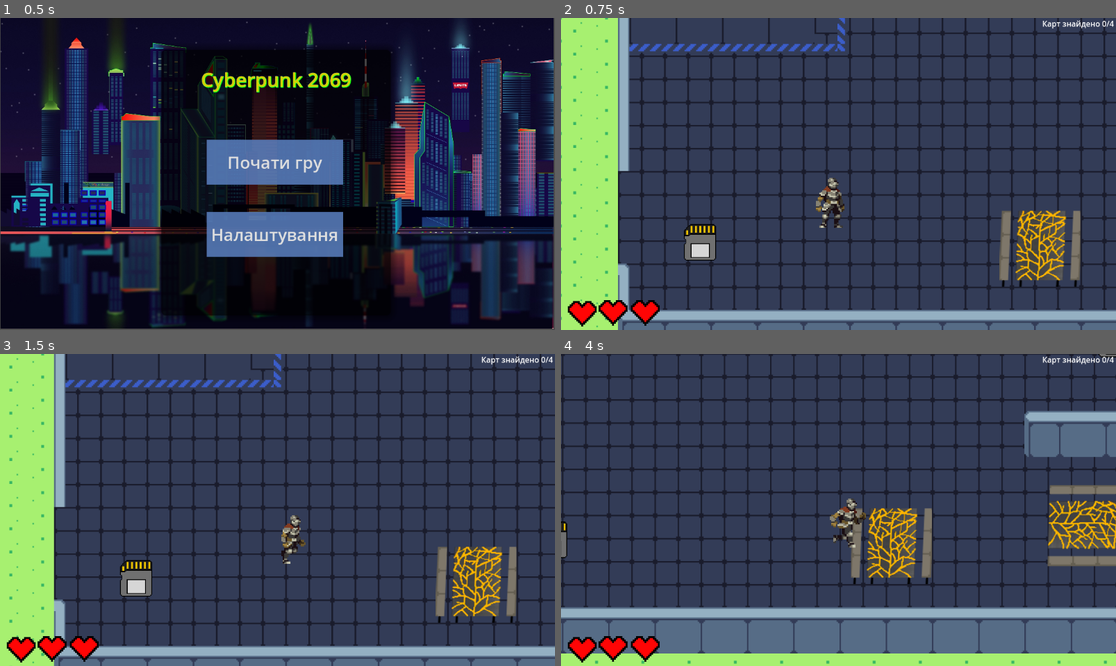
Above: before the commit, frames 1-4 (two rows, left to right).
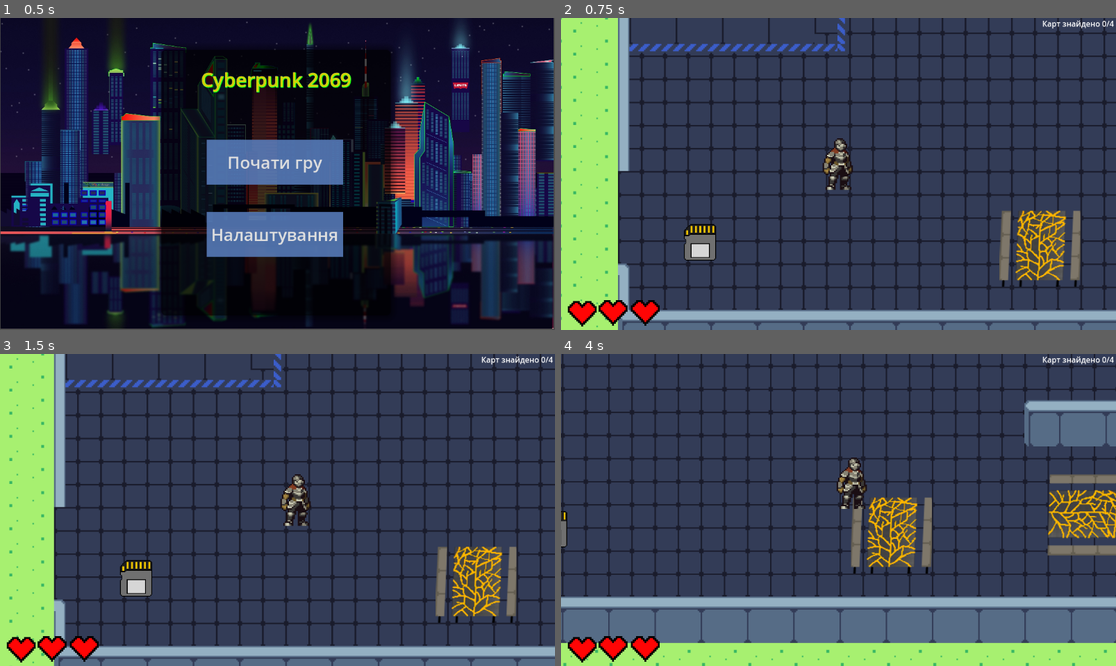
Above: after the commit, the same moments.

Repository: liketaurus/SE-practice-template
Game: Godot game, scene res://Scenes/menu.tscn
The game is run twice, just before and just after one commit, with the same random seed, the same clock (stepped at 60 frames per second) and the same inputs.
Inputs:
- Up to frame 1 (0.5 s): no input
- Up to frame 2 (0.75 s): click "Почати гру" at 0.5 s
- Up to frame 3 (1.5 s): tap Enter at 1.25 s; hold D from 1.28 s (still down); hold E from 1.28 s (still down)
- Up to frame 4 (4 s): tap Space at 1.52, 2.27, 3.77 s; release D at 2.03 s; release E at 2.03 s; hold S 2.03-2.78 s; tap Shift at 2.1, 3.6 s; hold D 2.78-3.53 s; hold E 2.78-3.53 s; hold W from 3.53 s (still down)

Frame 1 is identical in both runs. In frame 2, 1.0% of the frame differs, in the area x 45-53%, y 38-68%; in frame 3, 0.9%; in frame 4, 26%, in the area x 0-100%, y 0-100%.

Commit message:
Nope

Diff:
--- a/src/Cyberpunk2069/Scenes/Enemi.tscn
+++ b/src/Cyberpunk2069/Scenes/Enemi.tscn
@@ -3,8 +3,8 @@
 [ext_resource type="Texture2D" uid="uid://kuvhqfox2d3l" path="res://assets/Tech Dungeon Roguelite - Asset Pack/Enemies/No Outlines/enemies x1.png" id="1_7n5k7"]
 [ext_resource type="Script" path="res://Scripts/Enemi.gd" id="1_pbthr"]
 
-[sub_resource type="RectangleShape2D" id="RectangleShape2D_8qq4p"]
-size = Vector2(25, 29)
+[sub_resource type="CircleShape2D" id="CircleShape2D_173rr"]
+radius = 12.0416
 
 [sub_resource type="AtlasTexture" id="AtlasTexture_qj525"]
 atlas = ExtResource("1_7n5k7")
@@ -177,7 +177,7 @@
 script = ExtResource("1_pbthr")
 
 [node name="CollisionShape2D" type="CollisionShape2D" parent="."]
-shape = SubResource("RectangleShape2D_8qq4p")
+shape = SubResource("CircleShape2D_173rr")
 
 [node name="AnimationPlayer" type="AnimationPlayer" parent="."]
 root_node = NodePath("../AnimatedSprite2D")
--- a/src/Cyberpunk2069/Scenes/player.tscn
+++ b/src/Cyberpunk2069/Scenes/player.tscn
@@ -1,306 +1,13 @@
-[gd_scene load_steps=55 format=3 uid="uid://btb3mslexwkb0"]
+[gd_scene load_steps=13 format=3 uid="uid://btb3mslexwkb0"]
 
 [ext_resource type="Script" path="res://Scripts/player.gd" id="1_nlplg"]
-[ext_resource type="Texture2D" uid="uid://d3jt0a06csyvv" path="res://assets/FreeKnight_v1/Colour1/NoOutline/120x80_PNGSheets/_Attack2NoMovement.png" id="2_jxuy7"]
 [ext_resource type="Texture2D" uid="uid://beuri4f2gguh2" path="res://assets/Player.png" id="2_qduuw"]
 [ext_resource type="PackedScene" uid="uid://la72en53q5gw" path="res://Scenes/Pause.tscn" id="3_qjbvx"]
-[ext_resource type="Texture2D" uid="uid://bqj1rswqgtsvh" path="res://assets/FreeKnight_v1/Colour1/NoOutline/120x80_PNGSheets/_Idle.png" id="3_yias5"]
 [ext_resource type="Texture2D" uid="uid://doj5q74cedgyt" path="res://Textures/HP.png" id="4_4p3li"]
-[ext_resource type="Texture2D" uid="uid://t0unnnicp1fw" path="res://assets/FreeKnight_v1/Colour1/NoOutline/120x80_PNGSheets/_Roll.png" id="4_tyxoi"]
-[ext_resource type="Texture2D" uid="uid://d3s3n8bo0l5ss" path="res://assets/FreeKnight_v1/Colour1/NoOutline/120x80_PNGSheets/_Run.png" id="5_m1ywu"]
-
-[sub_resource type="AtlasTexture" id="AtlasTexture_knqlw"]
-atlas = ExtResource("2_jxuy7")
-region = Rect2(0, 0, 120, 80)
-
-[sub_resource type="AtlasTexture" id="AtlasTexture_rcibf"]
-atlas = ExtResource("2_jxuy7")
-region = Rect2(120, 0, 120, 80)
-
-[sub_resource type="AtlasTexture" id="AtlasTexture_djfsd"]
-atlas = ExtResource("2_jxuy7")
-region = Rect2(240, 0, 120, 80)
-
-[sub_resource type="AtlasTexture" id="AtlasTexture_824f2"]
-atlas = ExtResource("2_jxuy7")
-region = Rect2(360, 0, 120, 80)
-
-[sub_resource type="AtlasTexture" id="AtlasTexture_yvri3"]
-atlas = ExtResource("2_jxuy7")
-region = Rect2(480, 0, 120, 80)
-
-[sub_resource type="AtlasTexture" id="AtlasTexture_kfa3q"]
-atlas = ExtResource("2_jxuy7")
-region = Rect2(600, 0, 120, 80)
-
-[sub_resource type="AtlasTexture" id="AtlasTexture_ptb25"]
-atlas = ExtResource("3_yias5")
-region = Rect2(0, 0, 120, 80)
-
-[sub_resource type="AtlasTexture" id="AtlasTexture_fgn2i"]
-atlas = ExtResource("3_yias5")
-region = Rect2(120, 0, 120, 80)
-
-[sub_resource type="AtlasTexture" id="AtlasTexture_040d0"]
-atlas = ExtResource("3_yias5")
-region = Rect2(240, 0, 120, 80)
-
-[sub_resource type="AtlasTexture" id="AtlasTexture_7fwbx"]
-atlas = ExtResource("3_yias5")
-region = Rect2(360, 0, 120, 80)
-
-[sub_resource type="AtlasTexture" id="AtlasTexture_2m0ag"]
-atlas = ExtResource("3_yias5")
-region = Rect2(480, 0, 120, 80)
-
-[sub_resource type="AtlasTexture" id="AtlasTexture_vco1b"]
-atlas = ExtResource("3_yias5")
-region = Rect2(600, 0, 120, 80)
-
-[sub_resource type="AtlasTexture" id="AtlasTexture_rylsl"]
-atlas = ExtResource("3_yias5")
-region = Rect2(720, 0, 120, 80)
-
-[sub_resource type="AtlasTexture" id="AtlasTexture_pqwwh"]
-atlas = ExtResource("3_yias5")
-region = Rect2(840, 0, 120, 80)
-
-[sub_resource type="AtlasTexture" id="AtlasTexture_rtjnu"]
-atlas = ExtResource("3_yias5")
-region = Rect2(960, 0, 120, 80)
-
-[sub_resource type="AtlasTexture" id="AtlasTexture_m7c1x"]
-atlas = ExtResource("3_yias5")
-region = Rect2(1080, 0, 120, 80)
-
-[sub_resource type="AtlasTexture" id="AtlasTexture_4yfu2"]
-atlas = ExtResource("4_tyxoi")
-region = Rect2(0, 0, 120, 80)
-
-[sub_resource type="AtlasTexture" id="AtlasTexture_rab0n"]
-atlas = ExtResource("4_tyxoi")
-region = Rect2(120, 0, 120, 80)
-
-[sub_resource type="AtlasTexture" id="AtlasTexture_kpyix"]
-atlas = ExtResource("4_tyxoi")
-region = Rect2(240, 0, 120, 80)
-
-[sub_resource type="AtlasTexture" id="AtlasTexture_dntcq"]
-atlas = ExtResource("4_tyxoi")
-region = Rect2(360, 0, 120, 80)
-
-[sub_resource type="AtlasTexture" id="AtlasTexture_hpjcs"]
-atlas = ExtResource("4_tyxoi")
-region = Rect2(480, 0, 120, 80)
-
-[sub_resource type="AtlasTexture" id="AtlasTexture_fsx4m"]
-atlas = ExtResource("4_tyxoi")
-region = Rect2(600, 0, 120, 80)
-
-[sub_resource type="AtlasTexture" id="AtlasTexture_cjnly"]
-atlas = ExtResource("4_tyxoi")
-region = Rect2(720, 0, 120, 80)
-
-[sub_resource type="AtlasTexture" id="AtlasTexture_mdq37"]
-atlas = ExtResource("4_tyxoi")
-region = Rect2(840, 0, 120, 80)
-
-[sub_resource type="AtlasTexture" id="AtlasTexture_j6sjq"]
-atlas = ExtResource("4_tyxoi")
-region = Rect2(960, 0, 120, 80)
-
-[sub_resource type="AtlasTexture" id="AtlasTexture_hb6j1"]
-atlas = ExtResource("4_tyxoi")
-region = Rect2(1080, 0, 120, 80)
-
-[sub_resource type="AtlasTexture" id="AtlasTexture_kvfgk"]
-atlas = ExtResource("4_tyxoi")
-region = Rect2(1200, 0, 120, 80)
-
-[sub_resource type="AtlasTexture" id="AtlasTexture_e4sqw"]
-atlas = ExtResource("4_tyxoi")
-region = Rect2(1320, 0, 120, 80)
-
-[sub_resource type="AtlasTexture" id="AtlasTexture_m6m88"]
-atlas = ExtResource("5_m1ywu")
-region = Rect2(0, 0, 120, 80)
-
-[sub_resource type="AtlasTexture" id="AtlasTexture_4i6x0"]
-atlas = ExtResource("5_m1ywu")
-region = Rect2(120, 0, 120, 80)
-
-[sub_resource type="AtlasTexture" id="AtlasTexture_h47wl"]
-atlas = ExtResource("5_m1ywu")
-region = Rect2(240, 0, 120, 80)
-
-[sub_resource type="AtlasTexture" id="AtlasTexture_lj4ix"]
-atlas = ExtResource("5_m1ywu")
-region = Rect2(360, 0, 120, 80)
-
-[sub_resource type="AtlasTexture" id="AtlasTexture_720ds"]
-atlas = ExtResource("5_m1ywu")
-region = Rect2(480, 0, 120, 80)
-
-[sub_resource type="AtlasTexture" id="AtlasTexture_rnj4y"]
-atlas = ExtResource("5_m1ywu")
-region = Rect2(600, 0, 120, 80)
-
-[sub_resource type="AtlasTexture" id="AtlasTexture_8viqp"]
-atlas = ExtResource("5_m1ywu")
-region = Rect2(720, 0, 120, 80)
-
-[sub_resource type="AtlasTexture" id="AtlasTexture_h084d"]
-atlas = ExtResource("5_m1ywu")
-region = Rect2(840, 0, 120, 80)
-
-[sub_resource type="AtlasTexture" id="AtlasTexture_o0nje"]
-atlas = ExtResource("5_m1ywu")
-region = Rect2(960, 0, 120, 80)
-
-[sub_resource type="AtlasTexture" id="AtlasTexture_87yg3"]
-atlas = ExtResource("5_m1ywu")
-region = Rect2(1080, 0, 120, 80)
-
-[sub_resource type="SpriteFrames" id="SpriteFrames_jj3ld"]
-animations = [{
-"frames": [{
-"duration": 1.0,
-"texture": SubResource("AtlasTexture_knqlw")
-}, {
-"duration": 1.0,
-"texture": SubResource("AtlasTexture_rcibf")
-}, {
-"duration": 1.0,
-"texture": SubResource("AtlasTexture_djfsd")
-}, {
-"duration": 1.0,
-"texture": SubResource("AtlasTexture_824f2")
-}, {
-"duration": 1.0,
-"texture": SubResource("AtlasTexture_yvri3")
-}, {
-"duration": 1.0,
-"texture": SubResource("AtlasTexture_kfa3q")
-}],
-"loop": true,
-"name": &"attack",
-"speed": 10.0
-}, {
-"frames": [{
-"duration": 1.0,
-"texture": SubResource("AtlasTexture_ptb25")
-}, {
-"duration": 1.0,
-"texture": SubResource("AtlasTexture_fgn2i")
-}, {
-"duration": 1.0,
-"texture": SubResource("AtlasTexture_040d0")
-}, {
-"duration": 1.0,
-"texture": SubResource("AtlasTexture_7fwbx")
-}, {
-"duration": 1.0,
-"texture": SubResource("AtlasTexture_2m0ag")
-}, {
-"duration": 1.0,
-"texture": SubResource("AtlasTexture_vco1b")
-}, {
-"duration": 1.0,
-"texture": SubResource("AtlasTexture_rylsl")
-}, {
-"duration": 1.0,
-"texture": SubResource("AtlasTexture_pqwwh")
-}, {
-"duration": 1.0,
-"texture": SubResource("AtlasTexture_rtjnu")
-}, {
-"duration": 1.0,
-"texture": SubResource("AtlasTexture_m7c1x")
-}],
-"loop": true,
-"name": &"idle",
-"speed": 10.0
-}, {
-"frames": [{
-"duration": 1.0,
-"texture": SubResource("AtlasTexture_4yfu2")
-}, {
-"duration": 1.0,
-"texture": SubResource("AtlasTexture_rab0n")
-}, {
-"duration": 1.0,
-"texture": SubResource("AtlasTexture_kpyix")
-}, {
-"duration": 1.0,
-"texture": SubResource("AtlasTexture_dntcq")
-}, {
-"duration": 1.0,
-"texture": SubResource("AtlasTexture_hpjcs")
-}, {
-"duration": 1.0,
-"texture": SubResource("AtlasTexture_fsx4m")
-}, {
-"duration": 1.0,
-"texture": SubResource("AtlasTexture_cjnly")
-}, {
-"duration": 1.0,
-"texture": SubResource("AtlasTexture_mdq37")
-}, {
-"duration": 1.0,
-"texture": SubResource("AtlasTexture_j6sjq")
-}, {
-"duration": 1.0,
-"texture": SubResource("AtlasTexture_hb6j1")
-}, {
-"duration": 1.0,
-"texture": SubResource("AtlasTexture_kvfgk")
-}, {
-"duration": 1.0,
-"texture": SubResource("AtlasTexture_e4sqw")
-}],
-"loop": true,
-"name": &"run",
-"speed": 18.0
-}, {
-"frames": [{
-"duration": 1.0,
-"texture": SubResource("AtlasTexture_m6m88")
-}, {
-"duration": 1.0,
-"texture": SubResource("AtlasTexture_4i6x0")
-}, {
-"duration": 1.0,
-"texture": SubResource("AtlasTexture_h47wl")
-}, {
-"duration": 1.0,
-"texture": SubResource("AtlasTexture_lj4ix")
-}, {
-"duration": 1.0,
-"texture": SubResource("AtlasTexture_720ds")
-}, {
-"duration": 1.0,
-"texture": SubResource("AtlasTexture_rnj4y")
-}, {
-"duration": 1.0,
-"texture": SubResource("AtlasTexture_8viqp")
-}, {
-"duration": 1.0,
-"texture": SubResource("AtlasTexture_h084d")
-}, {
-"duration": 1.0,
-"texture": SubResource("AtlasTexture_o0nje")
-}, {
-"duration": 1.0,
-"texture": SubResource("AtlasTexture_87yg3")
-}],
-"loop": true,
-"name": &"walk",
-"speed": 10.0
-}]
 
 [sub_resource type="CapsuleShape2D" id="CapsuleShape2D_cnkmm"]
-radius = 17.0
-height = 76.0
+radius = 13.0
+height = 40.0
 
 [sub_resource type="Animation" id="Animation_dqw3i"]
 resource_name = "idle"
@@ -361,6 +68,8 @@
 "walk": SubResource("Animation_j0spp")
 }
 
+[sub_resource type="SpriteFrames" id="SpriteFrames_jj3ld"]
+
 [sub_resource type="CircleShape2D" id="CircleShape2D_asipa"]
 radius = 91.4112
 
@@ -369,15 +78,7 @@
 up_direction = Vector2(0, 1)
 script = ExtResource("1_nlplg")
 
-[node name="AnimatedSprite2D" type="AnimatedSprite2D" parent="."]
-scale = Vector2(2.07083, 1.875)
-sprite_frames = SubResource("SpriteFrames_jj3ld")
-animation = &"attack"
-autoplay = "attack"
-frame_progress = 0.0210461
-
 [node name="Player" type="Sprite2D" parent="."]
-visible = false
 position = Vector2(10, -53)
 scale = Vector2(2.00316, 1.86982)
 texture = ExtResource("2_qduuw")
@@ -385,7 +86,6 @@
 vframes = 3
 
 [node name="CollisionShape2D" type="CollisionShape2D" parent="."]
-position = Vector2(-9, 40)
 shape = SubResource("CapsuleShape2D_cnkmm")
 
 [node name="Camera2D" type="Camera2D" parent="."]
@@ -403,6 +103,9 @@
 libraries = {
 "": SubResource("AnimationLibrary_8k0hu")
 }
+
+[node name="AnimatedSprite2D" type="AnimatedSprite2D" parent="."]
+sprite_frames = SubResource("SpriteFrames_jj3ld")
 
 [node name="CanvasLayer" type="CanvasLayer" parent="."]
 
